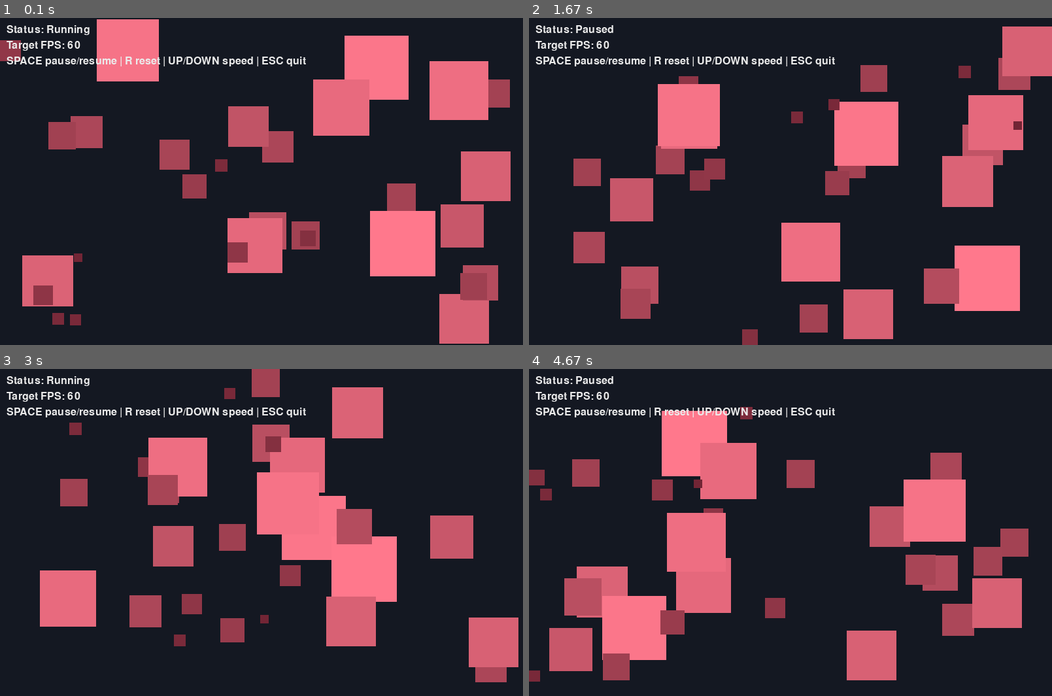
Above: before the commit, frames 1-4 (two rows, left to right).
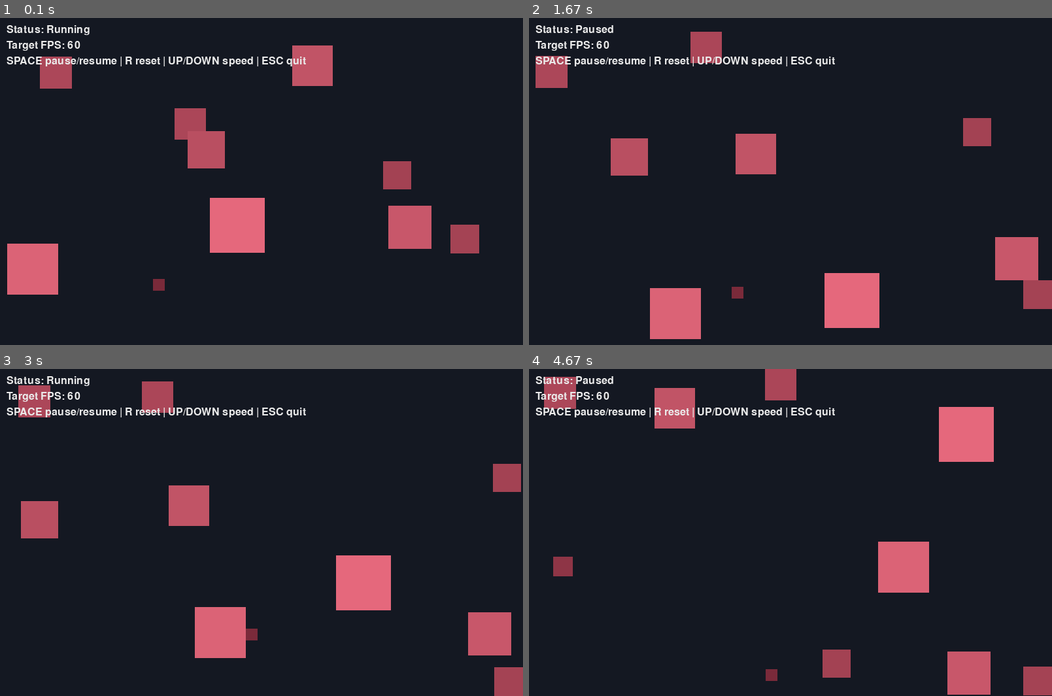
Above: after the commit, the same moments.

Repository: ynehme-coder/lab8-pygame
Game: pygame game, started from main.py
Same seed, same stepped clock (60 frames per second), same inputs: the game is played once before the commit and once after it.
Inputs:
- Up to frame 1 (0.1 s): no input
- Up to frame 2 (1.67 s): tap Space at 0.33, 0.73, 1.03, 1.23, 1.57 s
- Up to frame 3 (3 s): tap Space at 1.87, 2.07, 2.37, 2.63, 2.97 s
- Up to frame 4 (4.67 s): tap Space at 3.27, 3.4, 3.8, 4.1, 4.47 s

The runs differ from the first frame. In frame 1, 27% of the frame differs, in the area x 0-98%, y 0-100%; in frame 2, 28%; in frame 3, 26%; in frame 4, 30%, in the area x 0-100%, y 0-100%.

Commit message:
life and rebirth mod

Diff:
--- a/main.py
+++ b/main.py
@@ -18,8 +18,8 @@
 FPS = 60
 MIN_SQUARE_SIZE = 10
 MAX_SQUARE_SIZE = 100
-SQUARE_COUNT = 30
-MAX_SPEED = 4
+SQUARE_COUNT = 10
+MAX_SPEED = 2
 
 BACKGROUND_COLOR = (20, 24, 34)
 
@@ -51,6 +51,8 @@
 	color: tuple[int, int, int]
 	size: int
 	max_speed: float
+	age: int
+	lifespan: int
 
 
 def create_random_square() -> Square:
@@ -59,14 +61,30 @@
 	Speed scales inversely with size: size 10 -> speed 190, size 100 -> speed 10.
 	"""
 	size = random.randint(MIN_SQUARE_SIZE, MAX_SQUARE_SIZE)
+
 	# Map size to max_speed inversely: small squares are fast, large squares are slow
-	max_speed = 40 - (size - MIN_SQUARE_SIZE) * (40 - 5) / (MAX_SQUARE_SIZE - MIN_SQUARE_SIZE)
+	max_speed = MAX_SPEED - (size - MIN_SQUARE_SIZE) * (MAX_SPEED - 5) / (MAX_SQUARE_SIZE - MIN_SQUARE_SIZE)
+
 	x = random.uniform(0, WINDOW_WIDTH - size)
 	y = random.uniform(0, WINDOW_HEIGHT - size)
 	vx = random.choice([-1, 1]) * random.uniform(1, max_speed)
 	vy = random.choice([-1, 1]) * random.uniform(1, max_speed)
 	color = get_color_for_size(size)
-	return Square(x=x, y=y, vx=vx, vy=vy, color=color, size=size, max_speed=max_speed)
+
+	# LIFESPAN
+	lifespan = random.randint(120, 600)
+
+	return Square(
+		x=x,
+		y=y,
+		vx=vx,
+		vy=vy,
+		color=color,
+		size=size,
+		max_speed=max_speed,
+		age=0,
+		lifespan=lifespan,
+	)
 
 
 def random_nudge(square: Square) -> None:
@@ -79,8 +97,8 @@
 	square.vy = max(-square.max_speed, min(square.max_speed, square.vy))
 
 def apply_flee_behavior(square: Square, all_squares: list[Square]) -> None:
-	flee_radius = 120
-	flee_strength = 0.8
+	flee_radius = 180
+	flee_strength = 1.5  # slightly stronger so it actually has visible effect
 	push_x = 0.0
 	push_y = 0.0
 
@@ -98,21 +116,42 @@
 			dy = small_cy - predator_cy
 			dist = sqrt(dx**2 + dy**2)
 
-			if dist <= flee_radius:
+			if dist <= flee_radius and dist != 0:
+				# Stronger when closer
 				weight = (flee_radius - dist) / flee_radius
-				if dist == 0:
-					continue
-				else:
-					push_x += (dx / dist) * weight
-					push_y += (dy / dist) * weight
-
+
+				# Normalize direction
+				push_x += (dx / dist) * weight
+				push_y += (dy / dist) * weight
+
+	# Normalize accumulated push so multiple predators don't explode velocity
+	total_push = sqrt(push_x**2 + push_y**2)
+	if total_push > 0:
+		push_x /= total_push
+		push_y /= total_push
+
+	# Apply flee force
 	square.vx += push_x * flee_strength
 	square.vy += push_y * flee_strength
 
-
-
-def update_square(square: Square, all_squares: list[Square]) -> None:
+	# Clamp to max speed (IMPORTANT)
+	speed = sqrt(square.vx**2 + square.vy**2)
+	if speed > square.max_speed:
+		scale = square.max_speed / speed
+		square.vx *= scale
+		square.vy *= scale
+
+
+
+def update_square(square: Square, all_squares: list[Square]) -> Square:
 	"""Move square and bounce it on the window borders."""
+
+	# --- LIFE SYSTEM ---
+	square.age += 1
+	if square.age >= square.lifespan:
+		return create_random_square()
+	# -------------------
+
 	apply_flee_behavior(square, all_squares)
 	random_nudge(square)
 
@@ -132,6 +171,8 @@
 	elif square.y + square.size >= WINDOW_HEIGHT:
 		square.y = WINDOW_HEIGHT - square.size
 		square.vy *= -1
+
+	return square
 
 
 def draw_square(surface: pygame.Surface, square: Square) -> None:
@@ -213,10 +254,10 @@
 
 		screen.fill(BACKGROUND_COLOR)
 
-		for square in squares:
+		for i, square in enumerate(squares):
 			if not paused:
-				update_square(square, squares)
-			draw_square(screen, square)
+				squares[i] = update_square(square, squares)
+			draw_square(screen, squares[i])
 
 		draw_overlay(screen, paused, target_fps)
 		pygame.display.flip()
Not shown, changed: MY_NOTES.md
